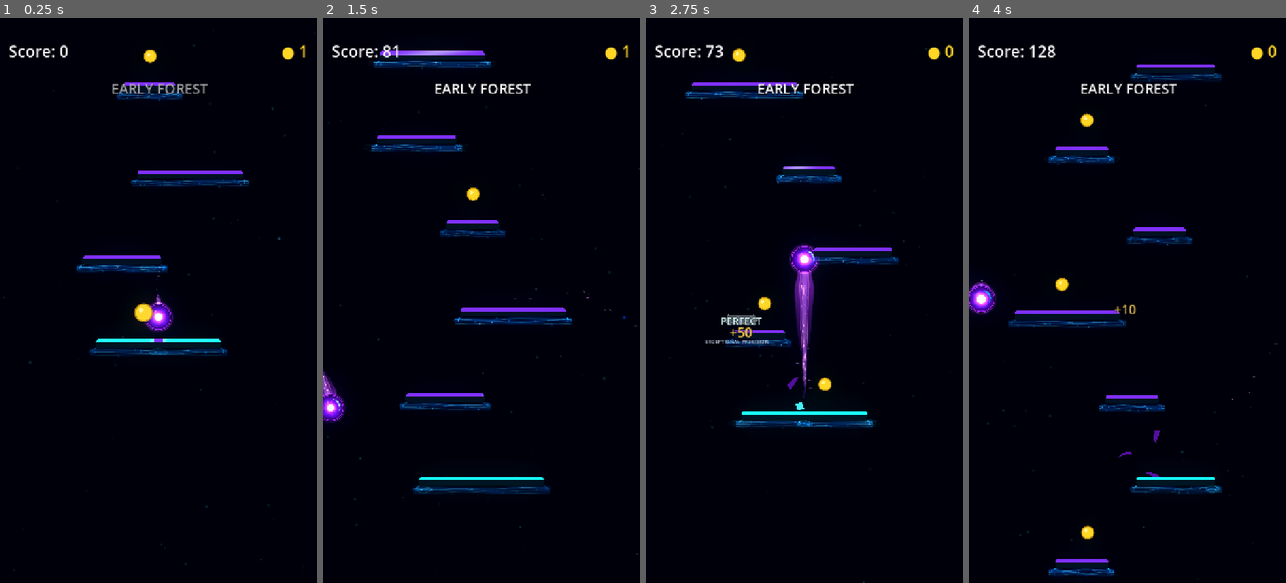
Above: before the commit, frames 1-4 (left to right).
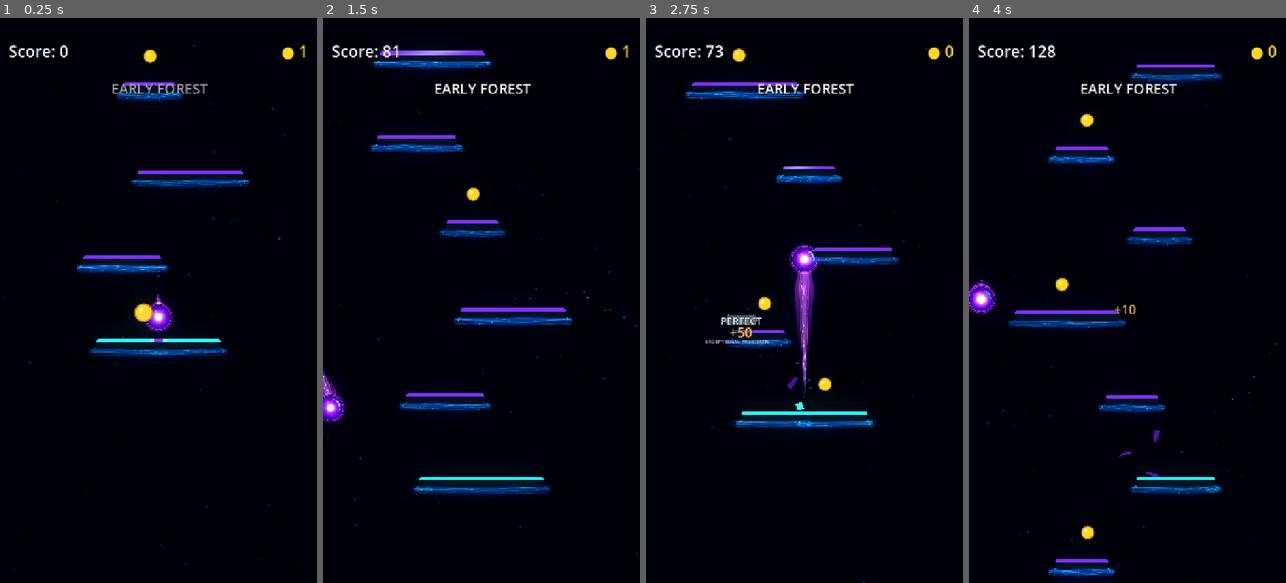
Above: after the commit, the same moments.

Repository: Kryodo/TowerJump
Game: Godot game, scene res://scenes/main.tscn
Two runs of this game, one before a commit and one after it. Both use one fixed random seed, a clock stepped at 60 frames per second and the inputs below.
Inputs (mouse positions are in pixels of both pictures, inside the frame that each line leads up to):
- Up to frame 1 (0.25 s): no input
- Up to frame 2 (1.5 s): move the mouse to (551, 272) at 0.52 s; hold Right (ui_right) 0.53-1.25 s; click (551, 272) at 0.67 s; drag from (418, 328) to (471, 193) at 1.27 s
- Up to frame 3 (2.75 s): click "Nochmal spielen" at 2 s
- Up to frame 4 (4 s): move the mouse to (1159, 176) at 2.77 s; hold Right (ui_right) 2.78-3.5 s; drag from (1111, 413) to (1060, 193) at 3.52 s

The runs differ from the first frame. In frame 1, 1.5% of the frame differs, in the area x 23-78%, y 13-60%; in frame 2, 2.4%, in the area x 14-79%, y 7-85%; in frame 3, 1.8%; in frame 4, 2.0%.

Commit message:
Refine resonance membrane taper

Diff:
--- a/scripts/platform_resonance_field.gd
+++ b/scripts/platform_resonance_field.gd
@@ -218,7 +218,10 @@
 			sin(t * TAU * 1.25 + phase) * amplitude
 			+ sin(t * TAU * 2.3 - phase * 0.66) * amplitude * 0.31
 		) * taper
-		var lower_y: float = half_height + top_offset + wave + depth * taper
+		var lower_y: float = (
+			half_height + top_offset + wave + depth * taper
+			+ (1.0 - taper) * 2.2
+		)
 		points.append(Vector2(x, lower_y))
 	draw_colored_polygon(points, tint)
 
